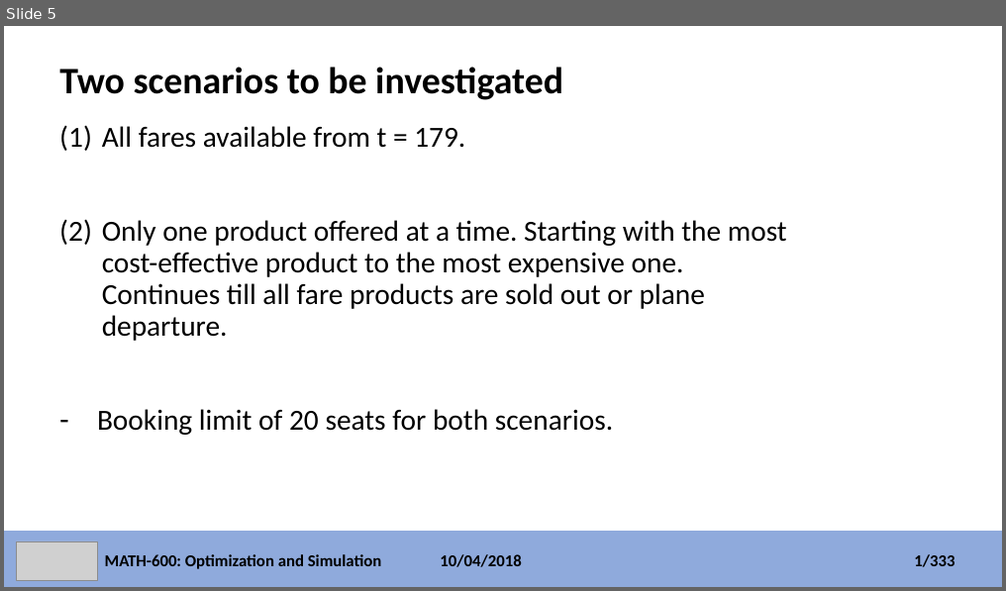
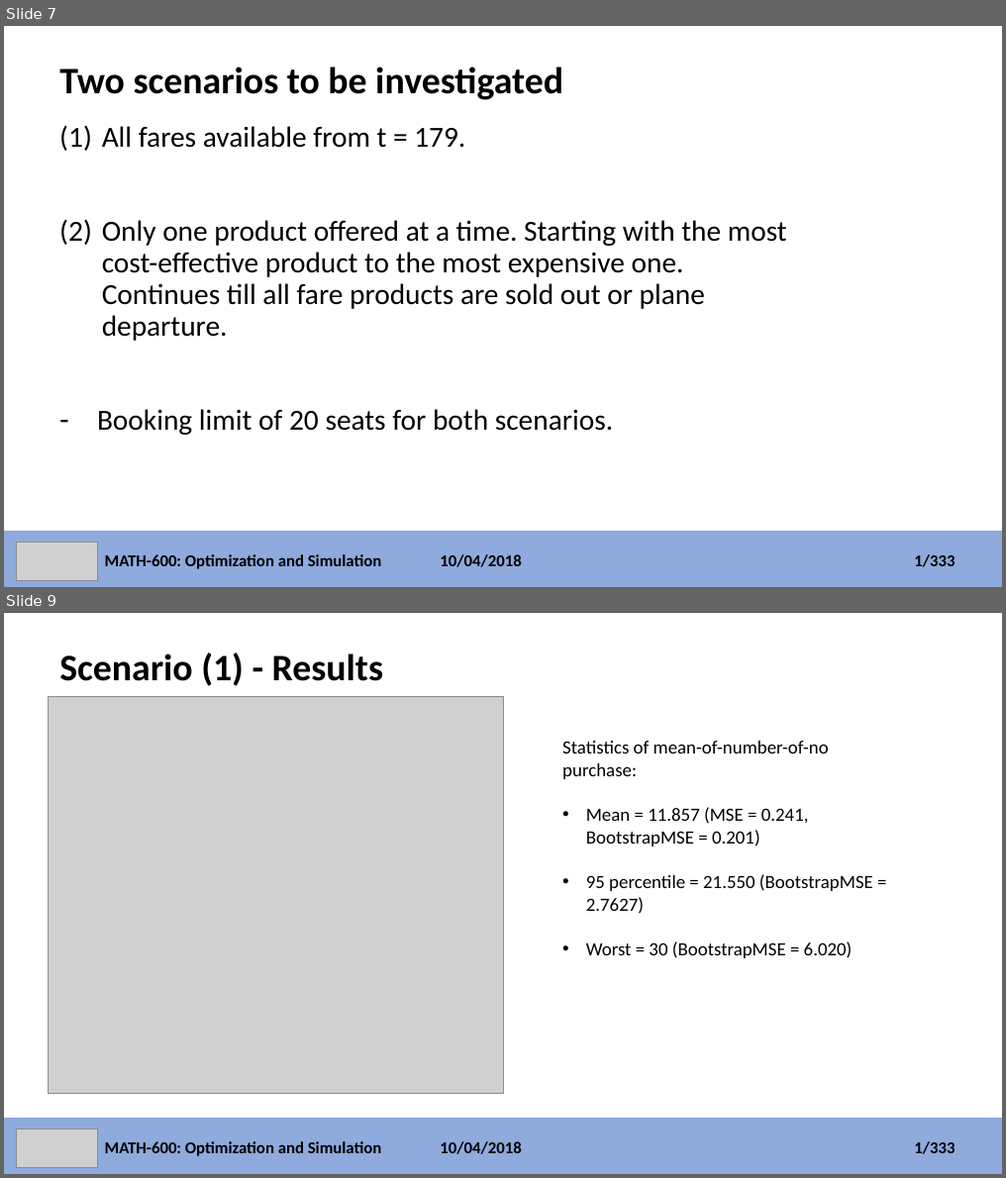
Before and after one commit to faymanns/simulation_and_optimization, a slide deck: simulation_project.pptx. Shown one above the other, each under a label of ours: slide 5 before the commit, slides 7 and 9 after it; the slides between them are not shown. The pictures are 1006x591 and 1006x1178 pixels, drawn with LibreOffice and Linux fonts; fonts in the diff are those of the drawing; grey boxes stand for pictures. Boxes give left, top, right and bottom in pixels: in the first picture for what was removed or moved away, otherwise in the second. Text is boxed around its words. In the diff, an @@ line names an element or a change of style, - is before the commit and + after.

```diff
--- a/simulation_project.pptx
+++ b/simulation_project.pptx
@@ slide 9 added at (x1=4, y1=613, x2=1002, y2=1174), background #FFFFFF; not listed: 1 template element that a slide beside it also shows @@
@@ title added at (x1=59, y1=653, x2=383, y2=686), 36 pt, text #000000, bold @@
+Scenario (1) - Results
@@ picture added at (x1=49, y1=697, x2=504, y2=1094) @@
@@ text added at (x1=562, y1=741, x2=873, y2=959), 18 pt, text #000000 @@
+Statistics of mean-of-number-of-no purchase:
+• Mean = 11.857 (MSE = 0.241, BootstrapMSE = 0.201)
+• 95 percentile = 21.550 (BootstrapMSE = 2.7627)
+• Worst = 30 (BootstrapMSE = 6.020)
@@ picture added at (x1=16, y1=1129, x2=97, y2=1167) @@
@@ text added at (x1=105, y1=1142, x2=382, y2=1157), 16 pt, text #000000, bold @@
+MATH-600: Optimization and Simulation
@@ text added at (x1=440, y1=1142, x2=521, y2=1155), 16 pt, text #000000, bold @@
+10/04/2018
@@ text added at (x1=914, y1=1142, x2=954, y2=1155), 16 pt, text #000000, bold @@
+1/333
@@ what was slide 5 is now slide 7 @@
```
Also in this commit, not shown: 8 slides changed, 6 other slides added.
